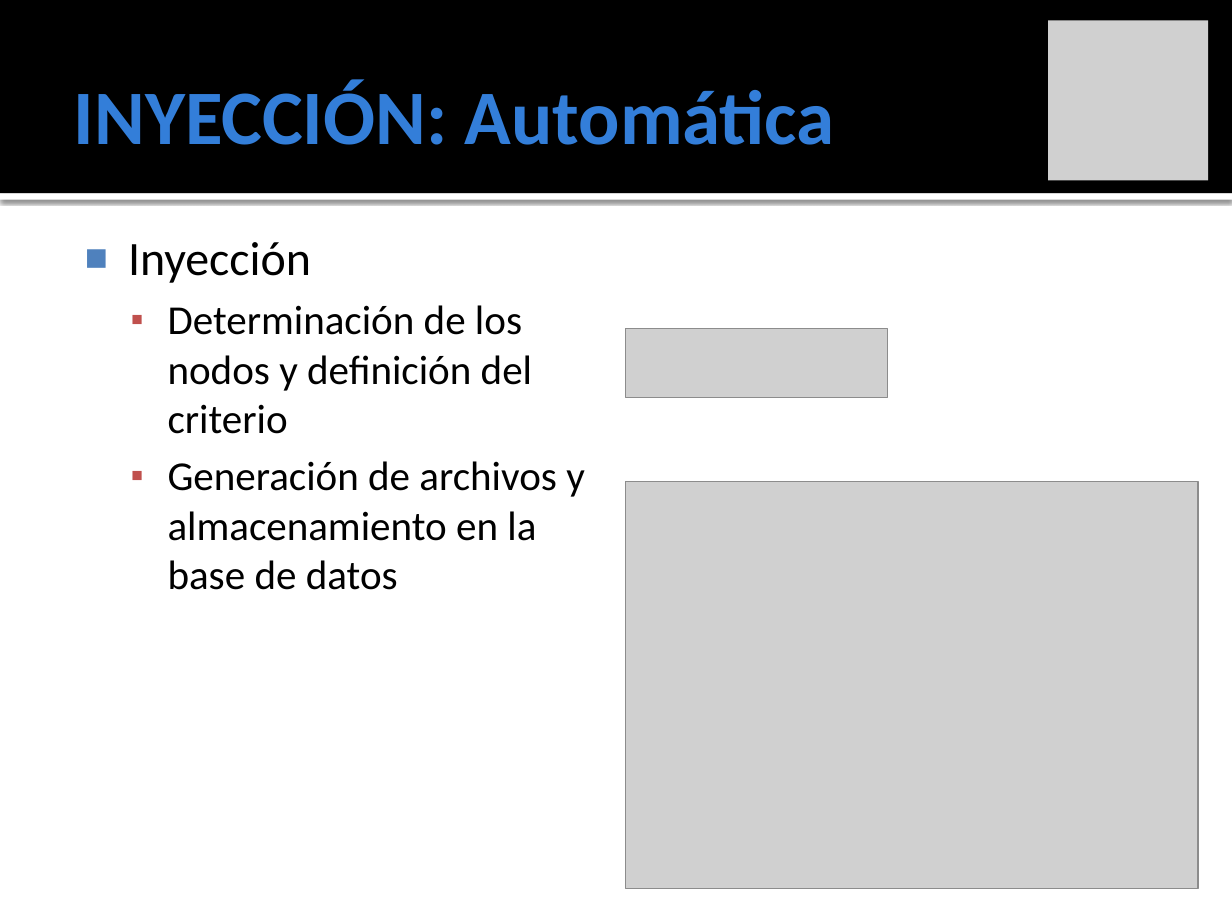
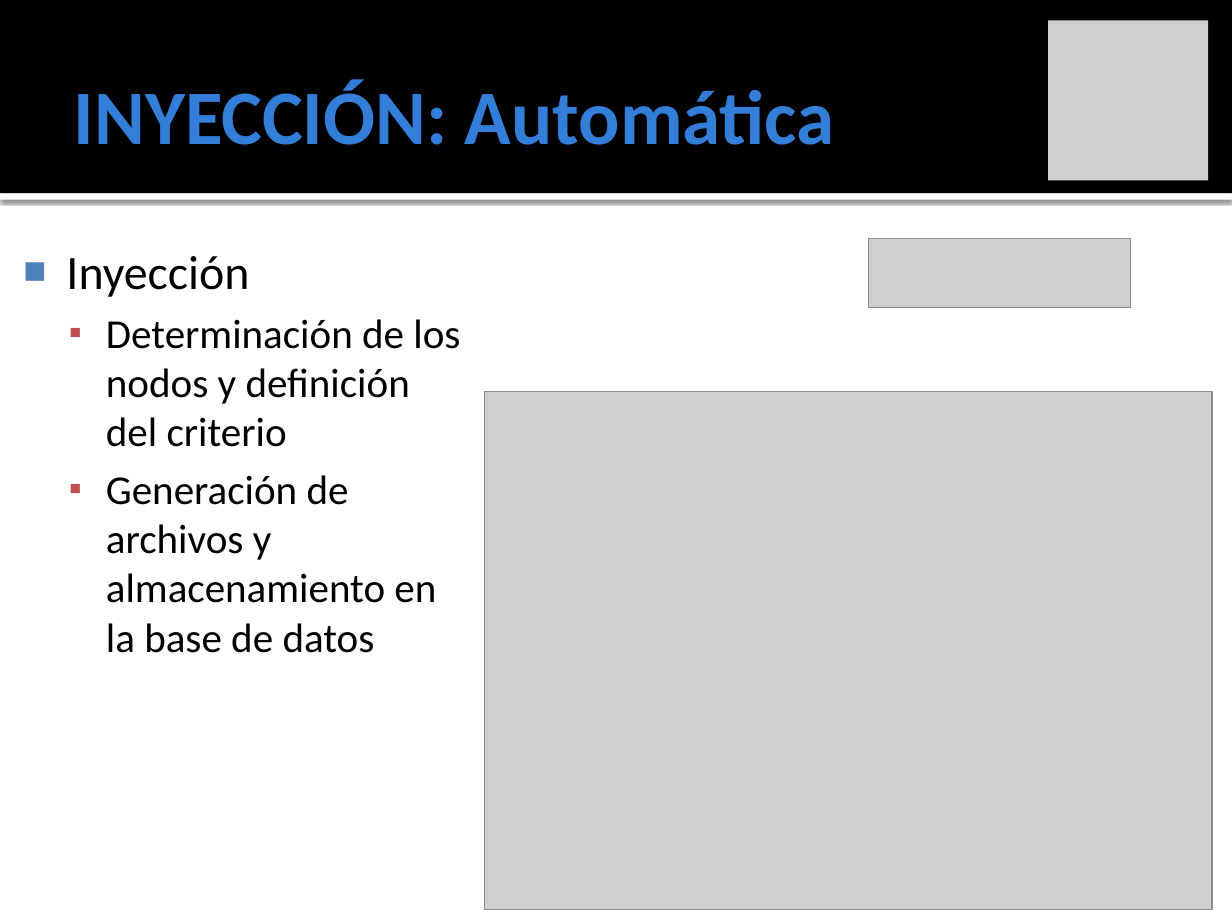
Before and after one commit to ginotkj/fiocs, a slide deck: slide 10 of Documentation/Documentacion/PRESENTACION_FACU.pptx. Drawn at 1232x924 pixels with LibreOffice and Linux fonts; fonts in the diff are those of the drawing; grey boxes stand for pictures. Boxes give left, top, right and bottom in pixels: in the first picture for what was removed or moved away, otherwise in the second. Text is boxed around its words. In the diff, an @@ line names an element or a change of style, - is before the commit and + after.

```diff
--- a/Documentation/Documentacion/PRESENTACION_FACU.pptx
+++ b/Documentation/Documentacion/PRESENTACION_FACU.pptx
@@ text "Inyección" rewrapped from [128, 242, 585, 590] to [66, 256, 460, 653] @@
@@ picture: place and size @@
-picture at [626, 329, 888, 398]
+picture at [869, 239, 1131, 308]
@@ picture: place and size @@
-picture at [626, 482, 1199, 890]
+picture at [484, 392, 1212, 909]
```
Also in this commit, not shown: 4 other slides changed, 1 other file.
